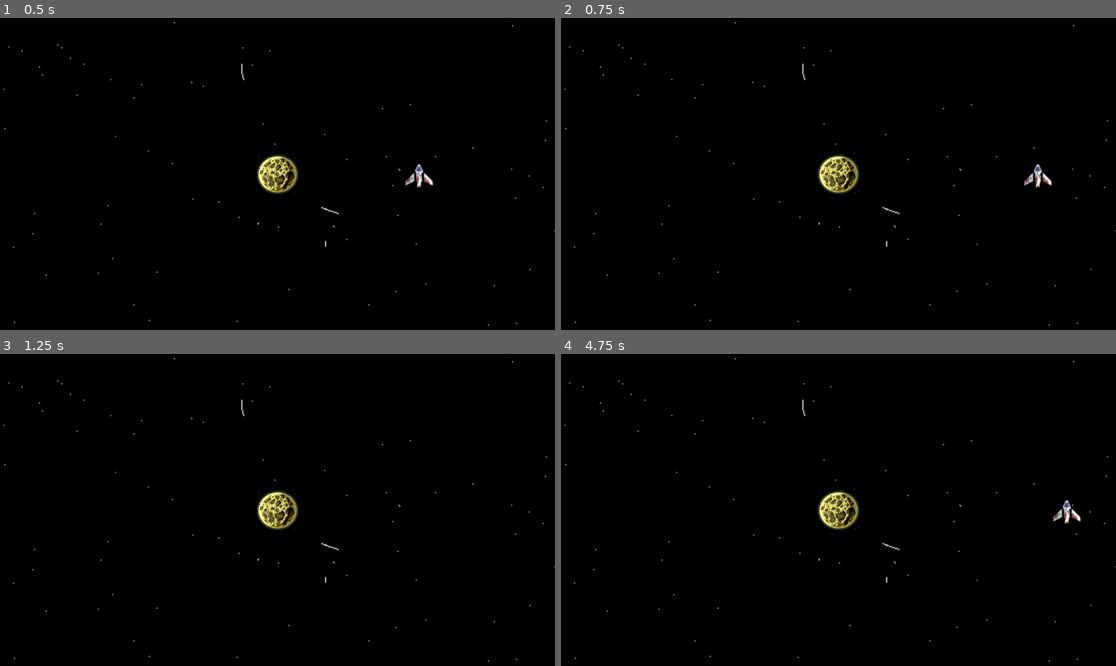
Above: before the commit, frames 1-4 (two rows, left to right).
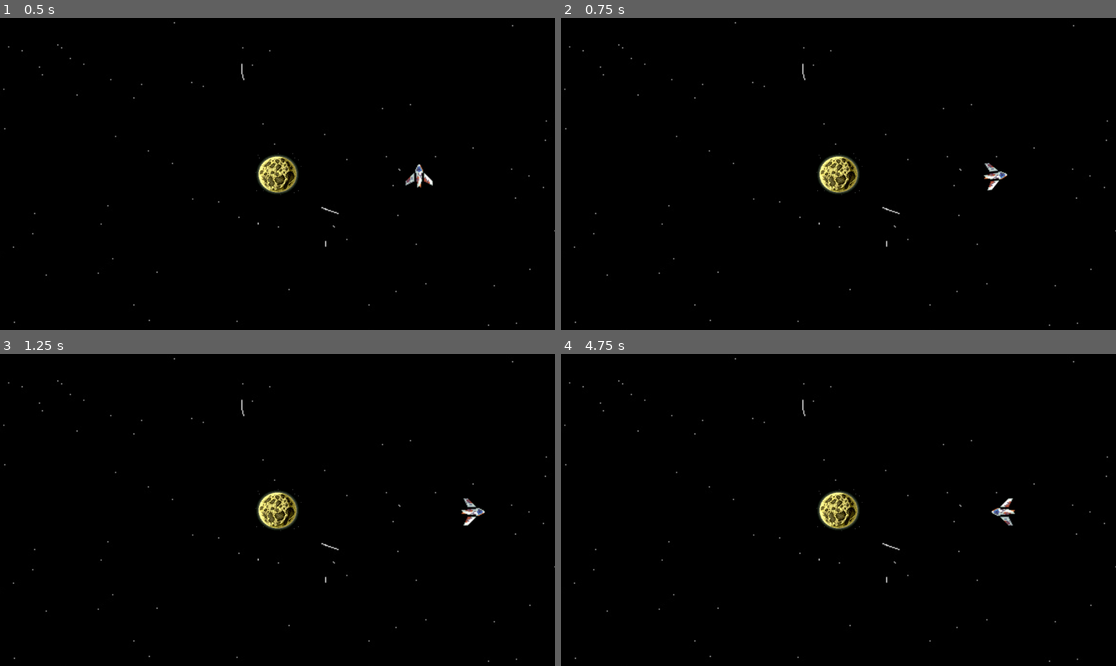
Above: after the commit, the same moments.

Repository: Fila2224/bounce-back
Game: Godot game, scene res://scenes/main_scene.tscn
The game is run twice, just before and just after one commit, with the same random seed, the same clock (stepped at 60 frames per second) and the same inputs.
Inputs:
- Up to frame 1 (0.5 s): no input
- Up to frame 2 (0.75 s): tap Enter at 0.5 s; hold D (right) from 0.53 s (still down)
- Up to frame 3 (1.25 s): keep holding D (right)
- Up to frame 4 (4.75 s): release D (right) at 1.28 s; hold S (down) 1.28-2.03 s; hold D (right) 2.03-2.78 s; hold Up (up) 2.78-3.53 s; hold Left (left) from 3.53 s (still down)

Frame 1 is identical in both runs. In frame 2, 0.3% of the frame differs, in the area x 76-89%, y 46-56%; in frame 3, 0.2%; in frame 4, 0.3%, in the area x 77-94%, y 46-56%.

Commit message:
move rocket advanced

Diff:
--- a/scripts/rocket.gd
+++ b/scripts/rocket.gd
@@ -1,10 +1,21 @@
 extends CharacterBody2D
 
-@export var speed: float = 300.0
+@export var speed: float = 80.0
+## Rychlost otáčení rakety (nastavte na 0 pro okamžité otočení, nebo např. 12 pro plynulé)
+@export var rotation_speed: float = 12.0
 
-func _physics_process(_delta: float) -> void:
+func _physics_process(delta: float) -> void:
 	# Získání směru podle nastavených akcí z Input Map (left, right, up, down)
 	var direction := Input.get_vector("left", "right", "up", "down")
 
 	velocity = direction * speed
 	move_and_slide()
+
+	# Otáčení ve směru letu
+	if direction != Vector2.ZERO:
+		# Obrázek rakety defaultně míří nahoru, proto k úhlu přičítáme 90 stupňů (PI / 2)
+		var target_rotation := direction.angle() + PI / 2
+		if rotation_speed > 0.0:
+			rotation = lerp_angle(rotation, target_rotation, rotation_speed * delta)
+		else:
+			rotation = target_rotation
